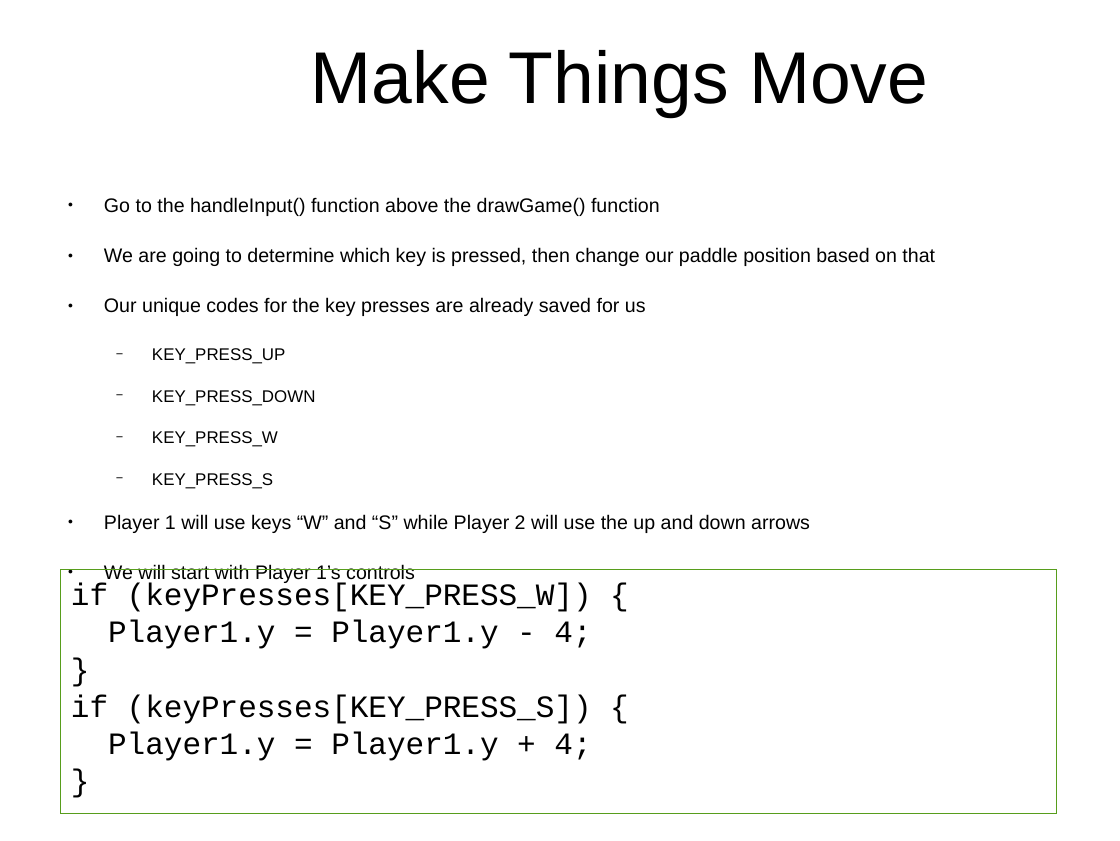
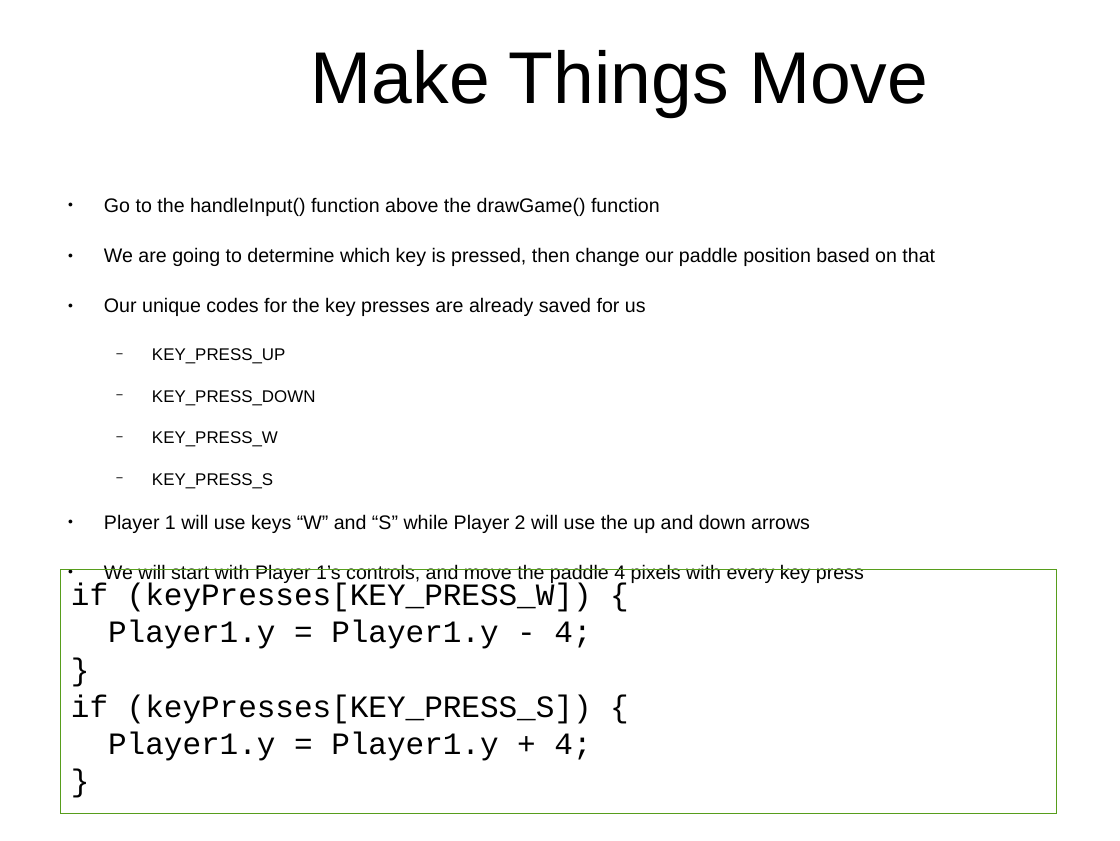
Before and after one commit to originalgrego/PaddleBattle, a slide deck: slide 16 of PaddleBattle - Explorathon 2017.odp (slide 15 before the commit). Drawn at 1120x841 pixels with LibreOffice and Linux fonts; fonts in the diff are those of the drawing; background and template pictures are left out. Boxes give left, top, right and bottom in pixels: in the first picture for what was removed or moved away, otherwise in the second. Text is boxed around its words. In the diff, an @@ line names an element or a change of style, - is before the commit and + after.

```diff
--- a/PaddleBattle - Explorathon 2017.odp
+++ b/PaddleBattle - Explorathon 2017.odp
@@ text at box(104, 564, 864, 584): text changed @@
-● We will start with Player 1’s controls
+● We will start with Player 1’s controls, and move the paddle 4 pixels with every key press
```
Also in this commit, not shown: 12 other slides changed, 2 slides added, 2 other files.
